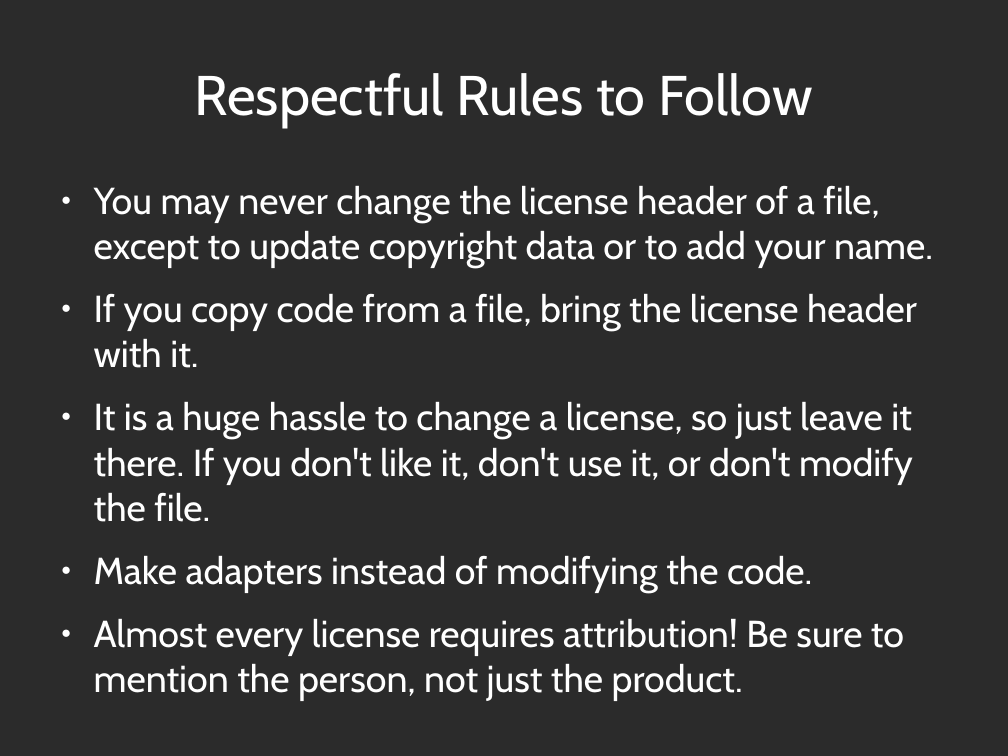
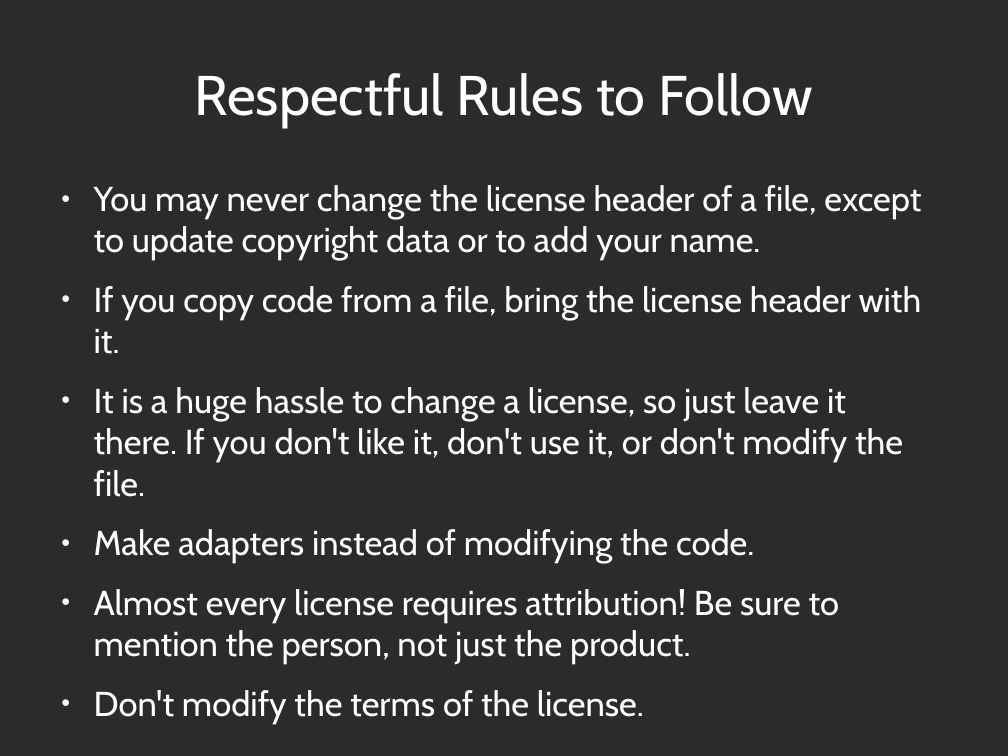
Before and after one commit to abramhindle/floss-licensing-talk, a slide deck: slide 36 of license-talk.odp. Drawn at 1008x756 pixels with LibreOffice and Linux fonts; fonts in the diff are those of the drawing; background and template pictures are left out; a plain dark background stands for a picture behind light text. Boxes give left, top, right and bottom in pixels: in the first picture for what was removed or moved away, otherwise in the second. Text is boxed around its words. In the diff, an @@ line names an element or a change of style, - is before the commit and + after.

```diff
--- a/license-talk.odp
+++ b/license-talk.odp
@@ text at [94,185,922,664]: size 29.6 to 27.2 pt @@
@@ text at [94,690,644,724]: paragraph added @@
+● Don't modify the terms of the license.
```
Also in this commit, not shown: 4 other slides changed, 1 other file.
